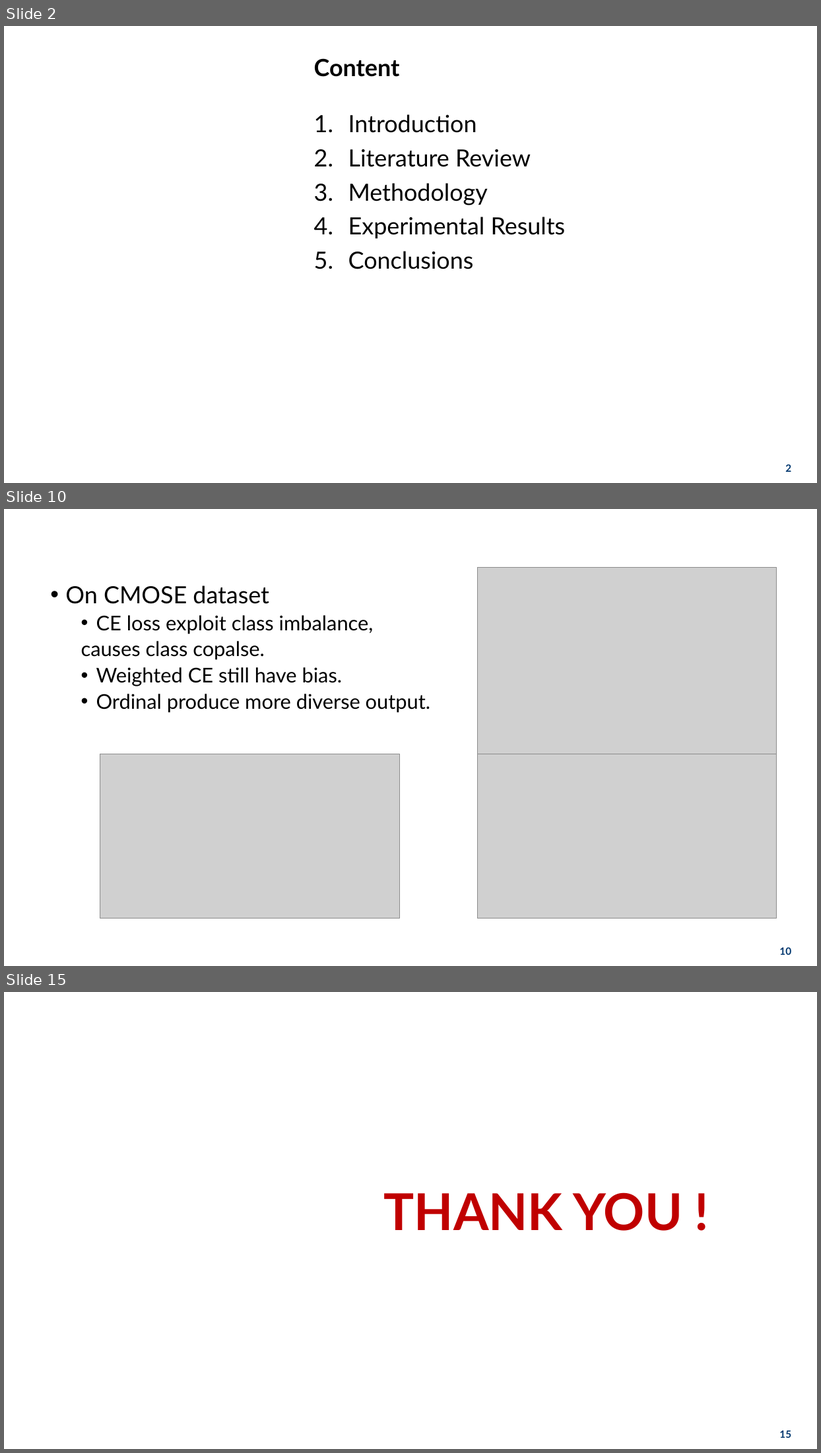
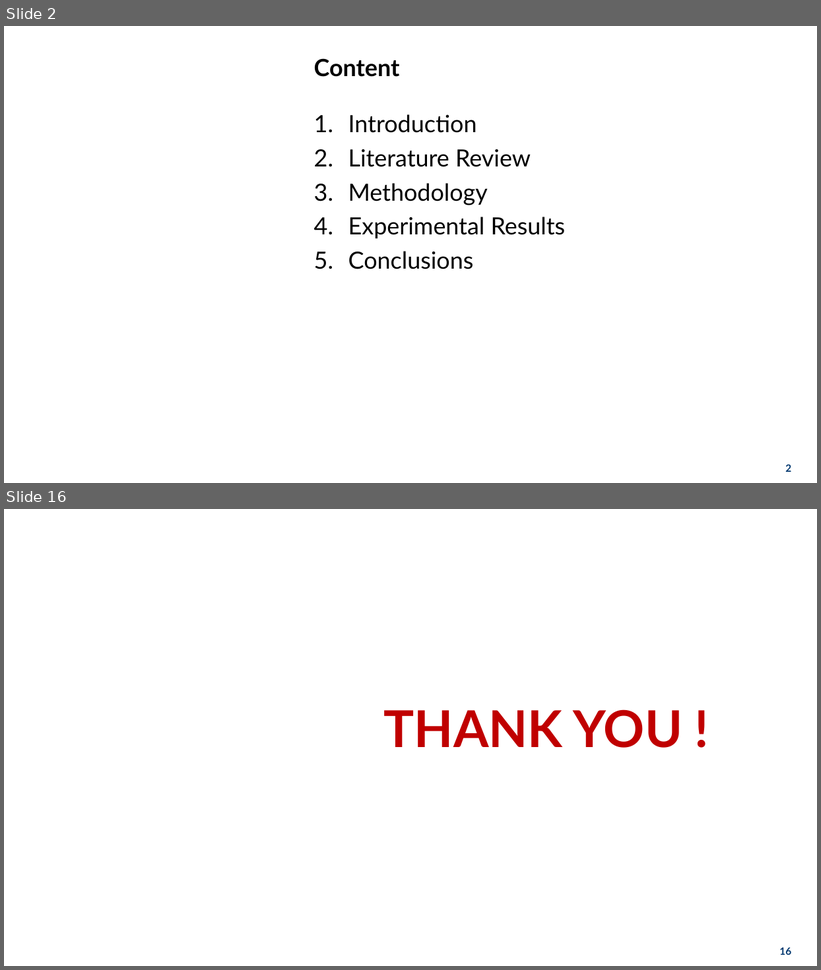
Before and after one commit to hoa2004st/CNN-in-CMOSE, a slide deck: documents/presentation/thesis.pptx. Shown one above the other, each under a label of ours: slides 2, 10 and 15 before the commit, slides 2 and 16 after it; the slides between them are not shown. The pictures are 821x1453 and 821x970 pixels, drawn with LibreOffice and Linux fonts; fonts in the diff are those of the drawing; grey boxes stand for pictures; background and template pictures are left out. Boxes give left, top, right and bottom in pixels: in the first picture for what was removed or moved away, otherwise in the second. Text is boxed around its words. In the diff, an @@ line names an element or a change of style, - is before the commit and + after.

```diff
--- a/documents/presentation/thesis.pptx
+++ b/documents/presentation/thesis.pptx
@@ slide 10 removed at box(4, 509, 817, 966), background picture (left out) @@
@@ title removed at box(26, 516, 795, 545) @@
-7. Result
@@ picture removed at box(477, 568, 777, 755) @@
@@ text removed at box(65, 586, 430, 713) @@
-• On CMOSE dataset
-  • CE loss exploit class imbalance,
-  causes class copalse.
-  • Weighted CE still have bias.
-  • Ordinal produce more diverse output.
@@ picture removed at box(100, 755, 400, 919) @@
@@ picture removed at box(477, 755, 777, 919) @@
@@ page number removed at box(780, 947, 791, 955) @@
-10
@@ what was slide 15 is now slide 16 @@
@@ page number at box(780, 948, 791, 955): text changed @@
-15
+16
```
Also in this commit, not shown: 3 slides changed, 11 slides added, 9 other slides removed, 34 other files.
